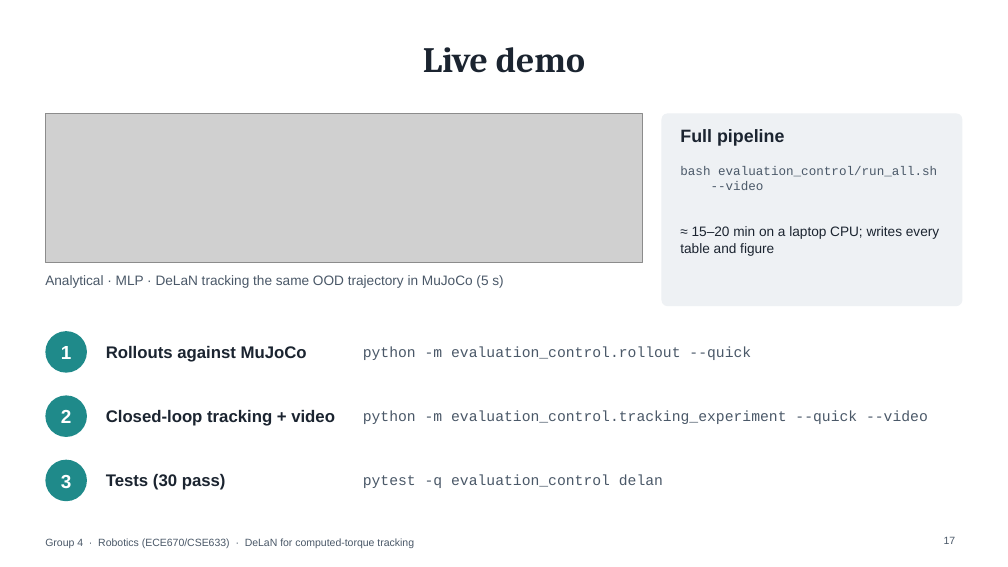
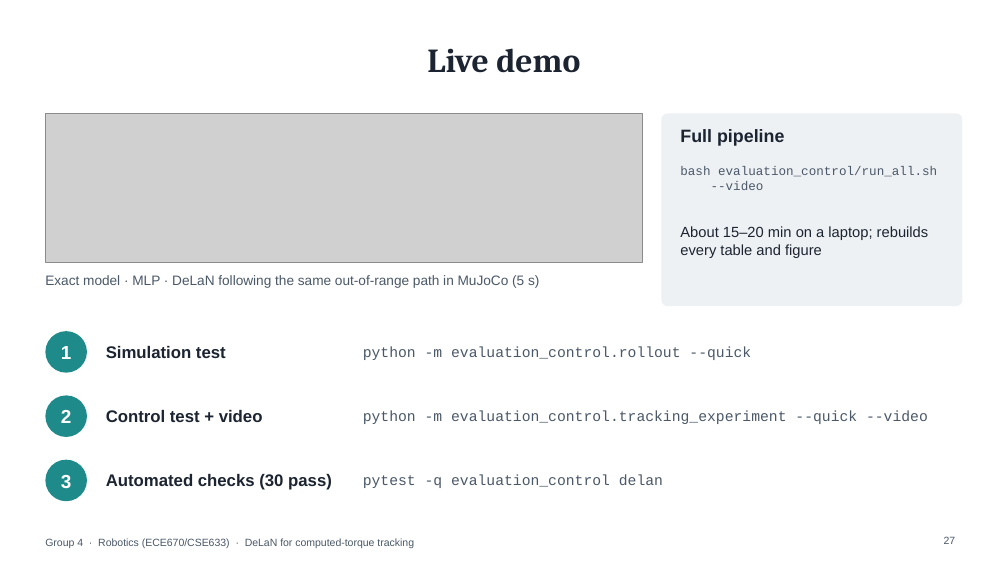
Before and after one commit to yps07/Robotics_Project_Group_4, a slide deck: slide 27 of presentation/Group4_DeLaN_Project.pptx (slide 17 before the commit). Drawn at 1008x567 pixels with LibreOffice and Linux fonts; fonts in the diff are those of the drawing; grey boxes stand for pictures. Boxes give left, top, right and bottom in pixels: in the first picture for what was removed or moved away, otherwise in the second. Text is boxed around its words. In the diff, an @@ line names an element or a change of style, - is before the commit and + after.

```diff
--- a/presentation/Group4_DeLaN_Project.pptx
+++ b/presentation/Group4_DeLaN_Project.pptx
@@ title "Live demo" at (427, 48, 580, 73): size 34 to 32 pt @@
@@ text at (680, 226, 929, 258): text changed; size 13 to 14 pt @@
-≈ 15–20 min on a laptop CPU; writes every table and figure
+About 15–20 min on a laptop; rebuilds every table and figure
@@ text at (45, 275, 539, 288): text changed @@
-Analytical · MLP · DeLaN tracking the same OOD trajectory in MuJoCo (5 s)
+Exact model · MLP · DeLaN following the same out-of-range path in MuJoCo (5 s)
@@ text at (106, 346, 226, 358): text changed @@
-Rollouts against MuJoCo
+Simulation test
@@ text at (106, 410, 263, 422): text changed @@
-Closed-loop tracking + video
+Control test + video
@@ text at (106, 474, 332, 490): text changed @@
-Tests (30 pass)
+Automated checks (30 pass)
@@ page number at (944, 536, 956, 544): text changed @@
-17
+27
```
Also in this commit, not shown: 12 other slides changed, 18 slides added, 6 slides removed, 5 other files.
